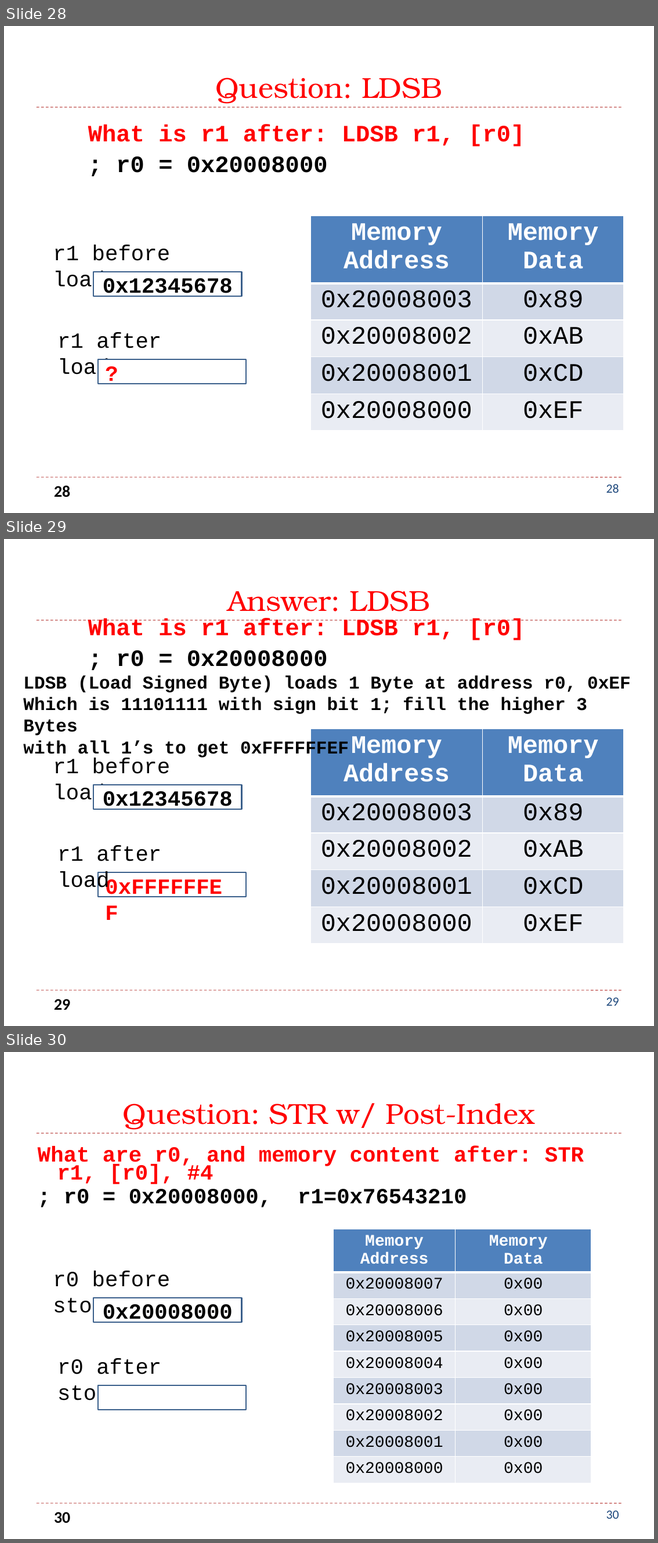
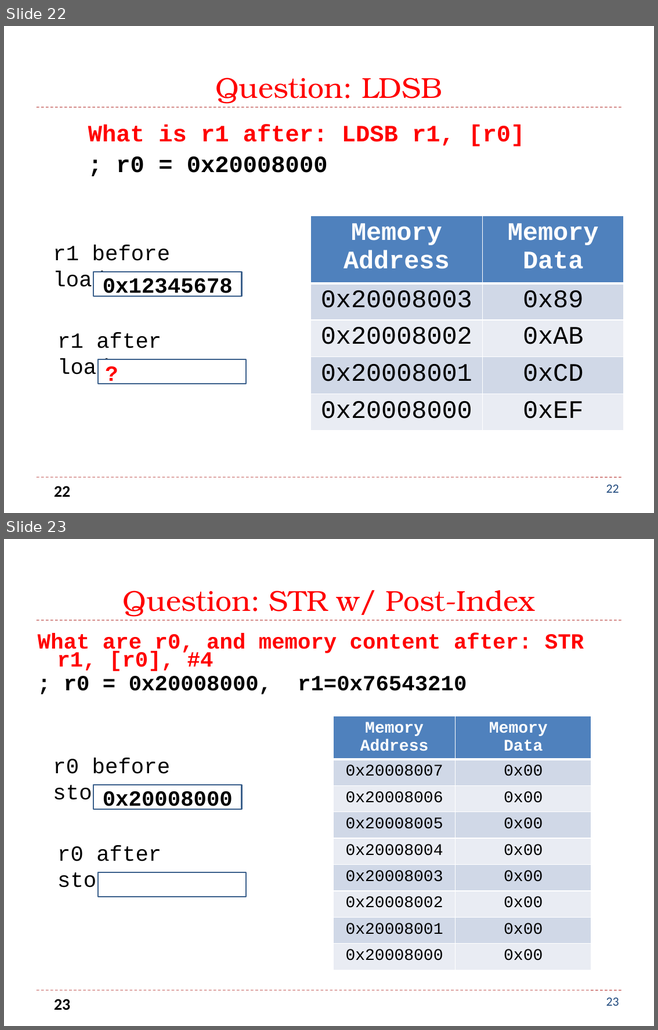
Before and after one commit to guhofstra/CSC111Fa25, a slide deck: PPTs/L3 DataManipulation Exercises.pptx. Shown one above the other, each under a label of ours: slides 28, 29 and 30 before the commit, slides 22 and 23 after it. The pictures are 658x1543 and 658x1030 pixels, drawn with LibreOffice and Linux fonts; fonts in the diff are those of the drawing. Boxes give left, top, right and bottom in pixels: in the first picture for what was removed or moved away, otherwise in the second. Text is boxed around its words. In the diff, an @@ line names an element or a change of style, - is before the commit and + after.

```diff
--- a/PPTs/L3 DataManipulation Exercises.pptx
+++ b/PPTs/L3 DataManipulation Exercises.pptx
@@ slide 29 removed at (x1=4, y1=539, x2=654, y2=1026), background #FFFFFF; not listed: 3 template elements that a slide beside it also shows @@
@@ title removed at (x1=227, y1=591, x2=430, y2=611) @@
-Answer: LDSB
@@ text removed at (x1=88, y1=618, x2=524, y2=667) @@
-What is r1 after: LDSB r1, [r0]
-; r0 = 0x20008000
@@ text removed at (x1=23, y1=675, x2=630, y2=758) @@
-LDSB (Load Signed Byte) loads 1 Byte at address r0, 0xEF
-Which is 11101111 with sign bit 1; fill the higher 3 Bytes
-with all 1’s to get 0xFFFFFFEF
@@ table removed at (x1=311, y1=729, x2=623, y2=944), 5 rows, 2 columns @@
-Memory Address | Memory Data
-0x20008003 | 0x89
-0x20008002 | 0xAB
-0x20008001 | 0xCD
-0x20008000 | 0xEF
@@ text removed at (x1=240, y1=740, x2=349, y2=758) @@
-0xFFFFFFEF
@@ text removed at (x1=53, y1=758, x2=170, y2=805) @@
-r1 before load
@@ rectangle removed at (x1=94, y1=785, x2=242, y2=810) @@
-0x12345678
@@ text removed at (x1=57, y1=845, x2=161, y2=893) @@
-r1 after load
@@ rectangle removed at (x1=98, y1=873, x2=246, y2=897) @@
@@ page number removed at (x1=54, y1=999, x2=70, y2=1010) @@
-29
@@ what was slide 28 is now slide 22 @@
@@ page number at (x1=54, y1=486, x2=70, y2=497): text changed @@
-28
+22
@@ page number at (x1=606, y1=485, x2=619, y2=493): text changed @@
-28
+22
@@ what was slide 30 is now slide 23 @@
@@ page number at (x1=54, y1=999, x2=70, y2=1011): text changed @@
-30
+23
@@ page number at (x1=606, y1=998, x2=619, y2=1006): text changed @@
-30
+23
```
Also in this commit, not shown: 2 slides changed, 12 other slides removed, 43 other files.
